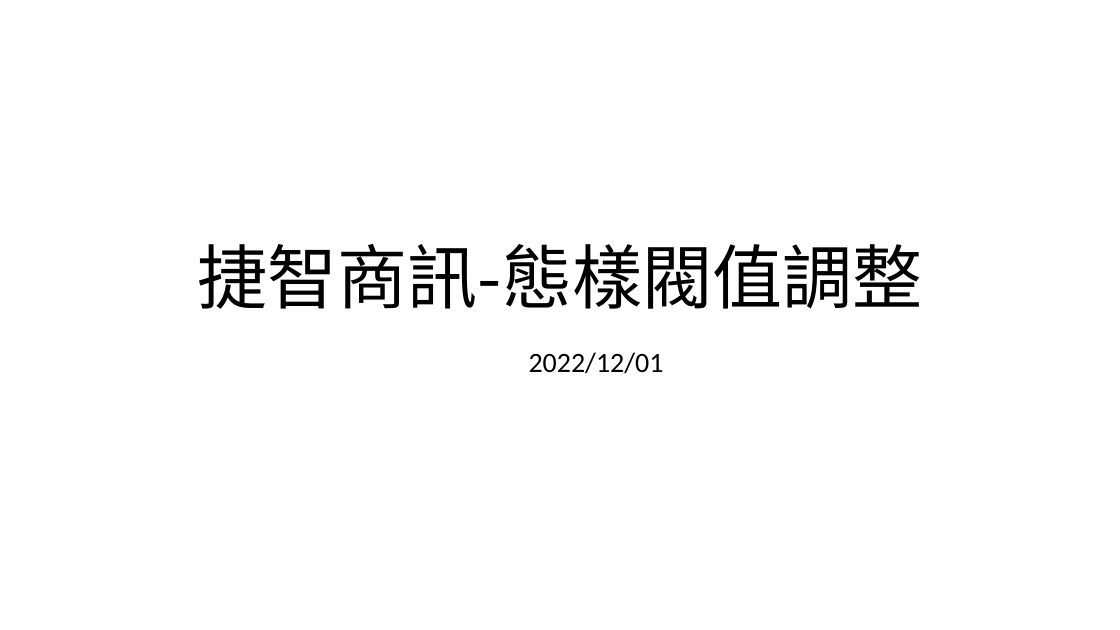
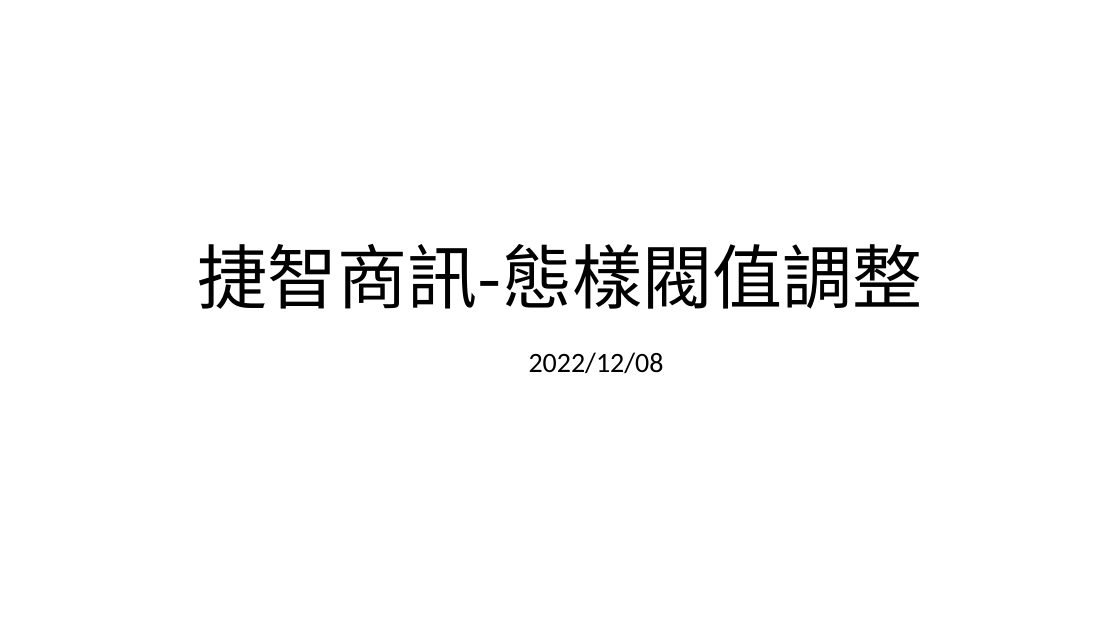
Before and after one commit to eason758/MetaEdge, a slide deck: slide 1 of ppt/20221208.pptx. Drawn at 1120x630 pixels with LibreOffice and Linux fonts; fonts in the diff are those of the drawing. Boxes give left, top, right and bottom in pixels: in the first picture for what was removed or moved away, otherwise in the second. Text is boxed around its words. In the diff, an @@ line names an element or a change of style, - is before the commit and + after.

```diff
--- a/ppt/20221208.pptx
+++ b/ppt/20221208.pptx
@@ subtitle at [529, 352, 664, 374]: text changed @@
-2022/12/01
+2022/12/08
```
Also in this commit, not shown: 7 slides added, 8 slides removed, 3 other files.
